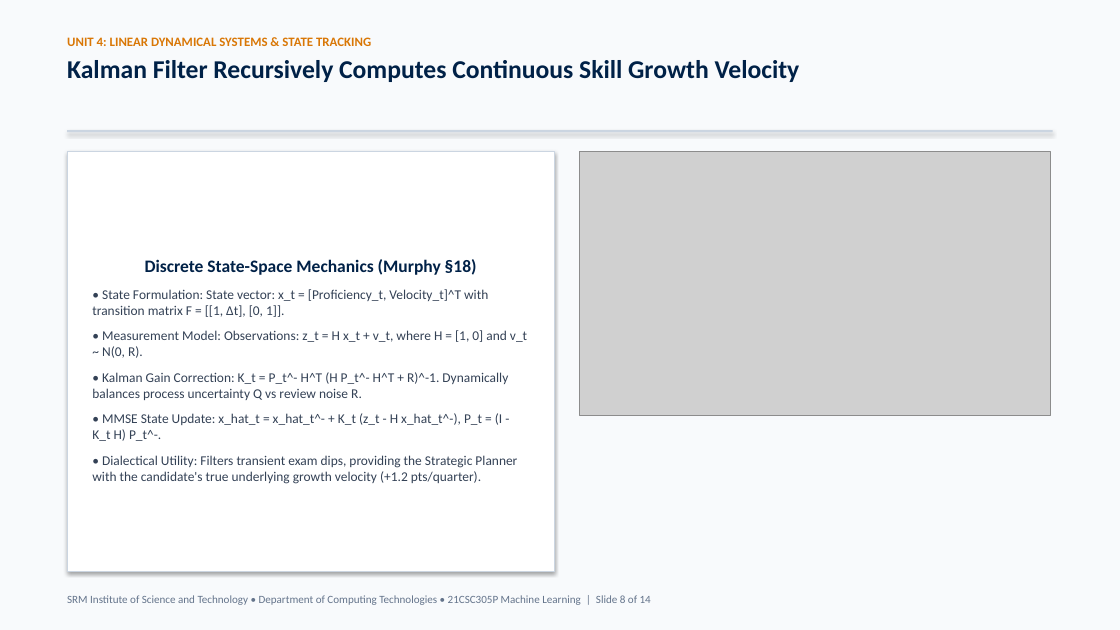
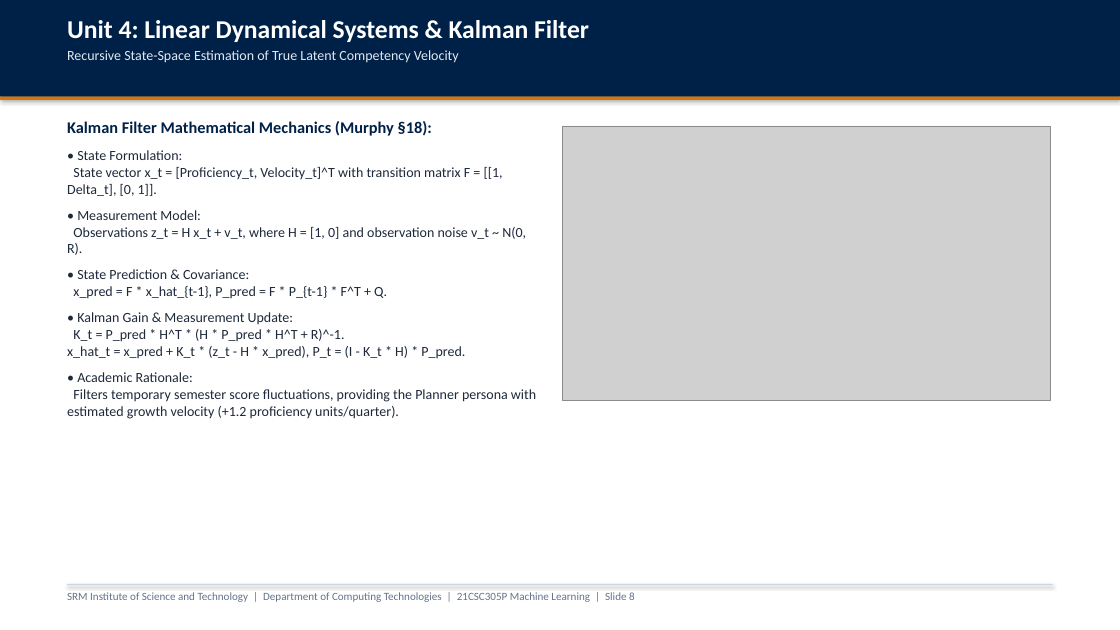
Before and after one commit to parth2024-tech/SRM-21CSC305P-Machine-Learning-Career-Guidance-Debate-Agent, a slide deck: slide 8 of presentation_unit3_unit4_unit5.pptx. Drawn at 1120x630 pixels with LibreOffice and Linux fonts; fonts in the diff are those of the drawing; grey boxes stand for pictures. Boxes give left, top, right and bottom in pixels: in the first picture for what was removed or moved away, otherwise in the second. Text is boxed around its words. In the diff, an @@ line names an element or a change of style, - is before the commit and + after.

Commit message:
refactor(presentation): switch to clean generic academic PPT template without emojis or pastel dashboard cards

```diff
--- a/presentation_unit3_unit4_unit5.pptx
+++ b/presentation_unit3_unit4_unit5.pptx
@@ rectangle at (0, 0, 1120, 630): fill #F8FAFC to #FFFFFF @@
@@ rectangle added at (0, 0, 1120, 97), fill #002147 @@
@@ text at (67, 20, 589, 63): text changed; size 22 to 12 pt; text colour #002147 to #E2E8F0; bold off @@
-UNIT 4: LINEAR DYNAMICAL SYSTEMS & STATE TRACKING
-Kalman Filter Recursively Computes Continuous Skill Growth Velocity
+Unit 4: Linear Dynamical Systems & Kalman Filter
+Recursive State-Space Estimation of True Latent Competency Velocity
@@ rectangle: place and size @@
-rectangle at (67, 130, 1053, 133)
+rectangle at (0, 97, 1120, 100)
@@ rectangle at (0, 97, 1120, 100): fill #CBD5E1 to #D97706 @@
@@ text "Kalman Filter Mathematical Mechanics (Murphy ...": place and size @@
-text "Kalman Filter Mathematical Mechanics (Murphy ..." at (67, 151, 555, 571)
+text "Kalman Filter Mathematical Mechanics (Murphy ..." at (67, 121, 536, 419)
@@ text "Kalman Filter Mathematical Mechanics (Murphy ..." at (67, 121, 536, 419): vertical alignment middle to top; fill #FFFFFF to none; outline #CBD5E1 0.75 pt to none; shadow off @@
@@ text at (67, 121, 536, 419): text changed; size 11.5 to 12 pt; text colour #334155 to #1E293B @@
-Discrete State-Space Mechanics (Murphy §18)
-• State Formulation: State vector: x_t = [Proficiency_t, Velocity_t]^T with transition matrix F = [[1, Δt], [0, 1]].
-• Measurement Model: Observations: z_t = H x_t + v_t, where H = [1, 0] and v_t ~ N(0, R).
-• Kalman Gain Correction: K_t = P_t^- H^T (H P_t^- H^T + R)^-1. Dynamically balances process uncertainty Q vs review noise R.
-• MMSE State Update: x_hat_t = x_hat_t^- + K_t (z_t - H x_hat_t^-), P_t = (I - K_t H) P_t^-.
-• Dialectical Utility: Filters transient exam dips, providing the Strategic Planner with the candidate's true underlying growth velocity (+1.2 pts/quarter).
+Kalman Filter Mathematical Mechanics (Murphy §18):
+• State Formulation:
+State vector x_t = [Proficiency_t, Velocity_t]^T with transition matrix F = [[1, Delta_t], [0, 1]].
+• Measurement Model:
+Observations z_t = H x_t + v_t, where H = [1, 0] and observation noise v_t ~ N(0, R).
+• State Prediction & Covariance:
+x_pred = F * x_hat_{t-1}, P_pred = F * P_{t-1} * F^T + Q.
+• Kalman Gain & Measurement Update:
+K_t = P_pred * H^T * (H * P_pred * H^T + R)^-1.
+x_hat_t = x_pred + K_t * (z_t - H * x_pred), P_t = (I - K_t * H) * P_pred.
+• Academic Rationale:
+Filters temporary semester score fluctuations, providing the Planner persona with estimated growth velocity (+1.2 proficiency units/quarter).
@@ picture: place and size @@
-picture at (580, 151, 1050, 416)
+picture at (563, 126, 1050, 400)
@@ text at (67, 592, 635, 602): text changed @@
-SRM Institute of Science and Technology • Department of Computing Technologies • 21CSC305P Machine Learning | Slide 8 of 14
+SRM Institute of Science and Technology | Department of Computing Technologies | 21CSC305P Machine Learning | Slide 8
@@ rectangle added at (67, 584, 1053, 585), fill #CBD5E1 @@
```
Also in this commit, not shown: 13 other slides changed, 2 other files.
